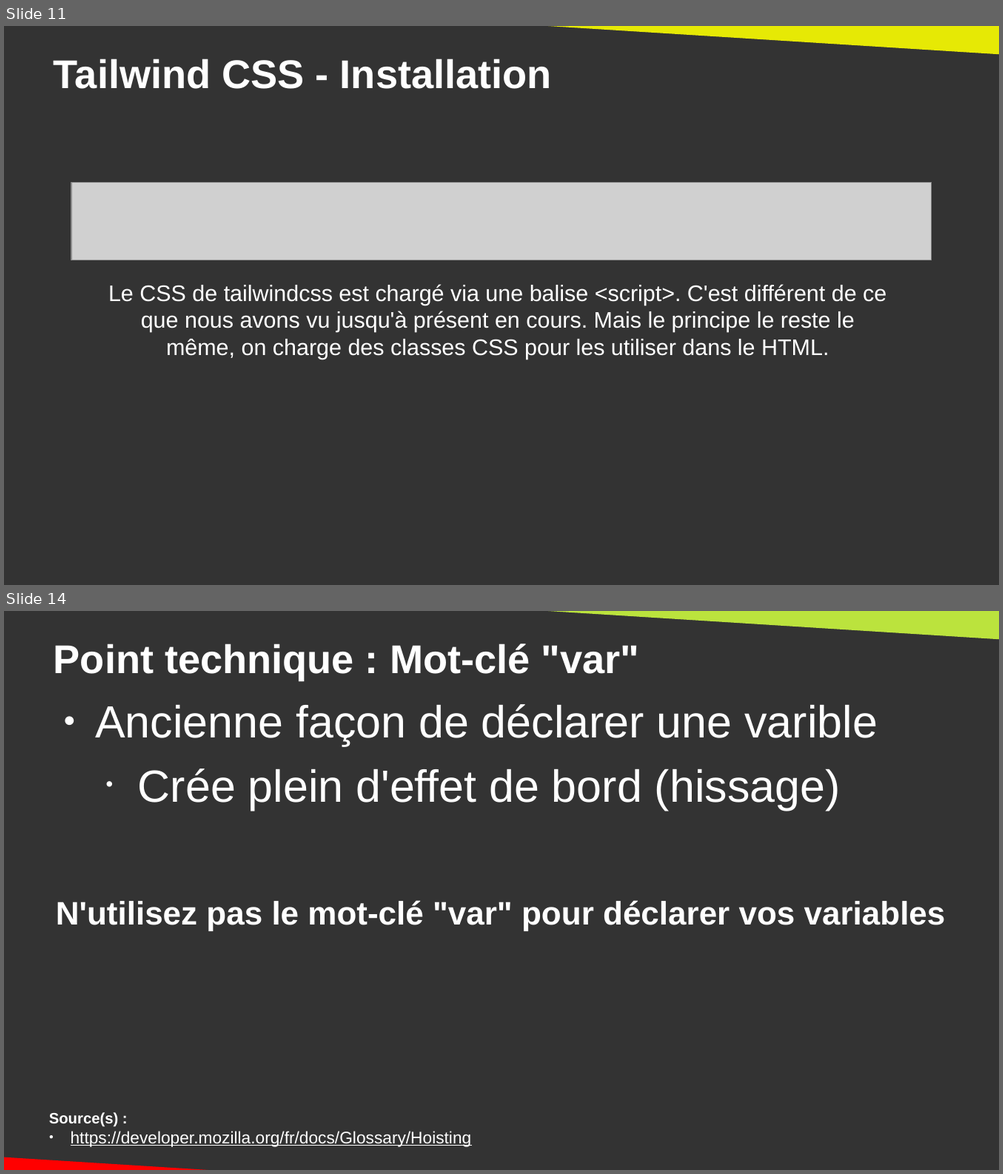
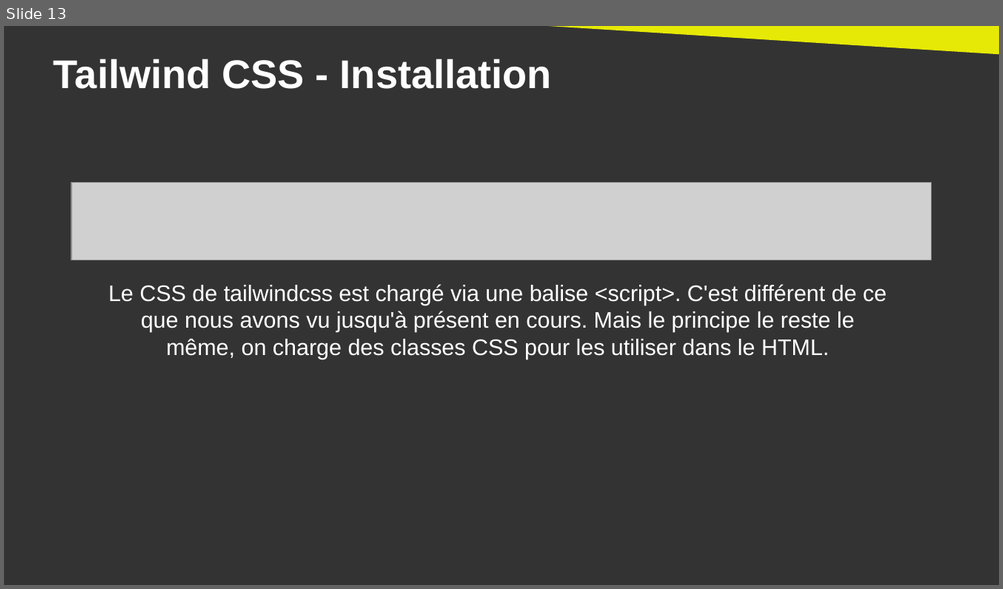
Before and after one commit to DanYellow/cours, a slide deck: integration-web-s2/travaux-pratiques/numero-5/presentation.odp. Shown one above the other, each under a label of ours: slides 11 and 14 before the commit, slide 13 after it; the slides between them are not shown. The pictures are 1003x1174 and 1003x589 pixels, drawn with LibreOffice and Linux fonts; fonts in the diff are those of the drawing; grey boxes stand for pictures. Boxes give left, top, right and bottom in pixels: in the first picture for what was removed or moved away, otherwise in the second. Text is boxed around its words. In the diff, an @@ line names an element or a change of style, - is before the commit and + after.

```diff
--- a/integration-web-s2/travaux-pratiques/numero-5/presentation.odp
+++ b/integration-web-s2/travaux-pratiques/numero-5/presentation.odp
@@ slide 14 removed at [4, 611, 999, 1170], background #333333 @@
@@ right triangle removed at [485, 611, 999, 640] @@
@@ title removed at [54, 644, 640, 680] @@
-Point technique : Mot-clé "var"
@@ text removed at [95, 704, 878, 810] @@
-● Ancienne façon de déclarer une varible
-  • Crée plein d'effet de bord (hissage)
@@ text removed at [56, 900, 945, 931] @@
-N'utilisez pas le mot-clé "var" pour déclarer vos variables
@@ text removed at [49, 1113, 472, 1147] @@
-Source(s) :
-● https://developer.mozilla.org/fr/docs/Glossary/Hoisting
@@ right triangle removed at [4, 1144, 299, 1170] @@
@@ what was slide 11 is now slide 13 @@
```
Also in this commit, not shown: 3 slides changed, 8 slides added, 58 other slides removed, 16 other files.
